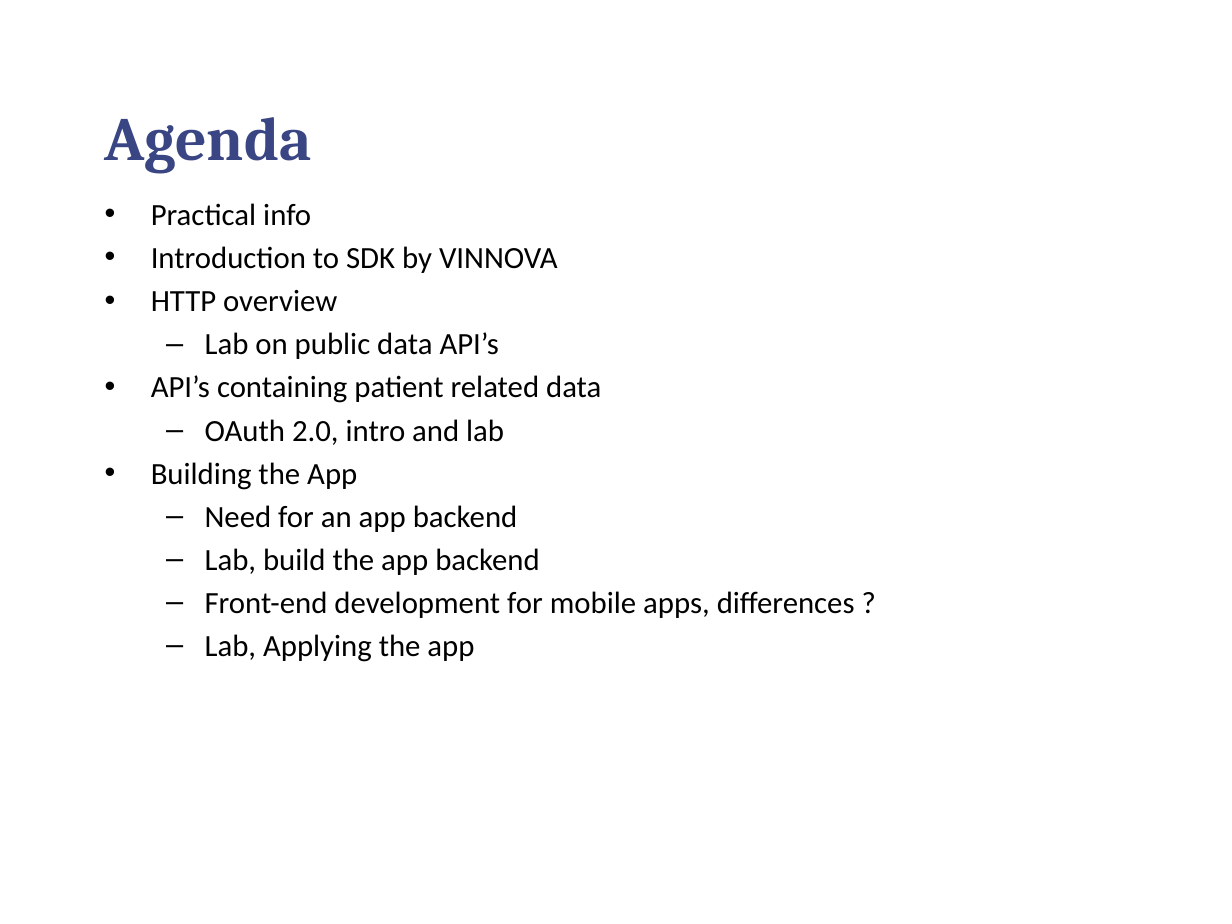
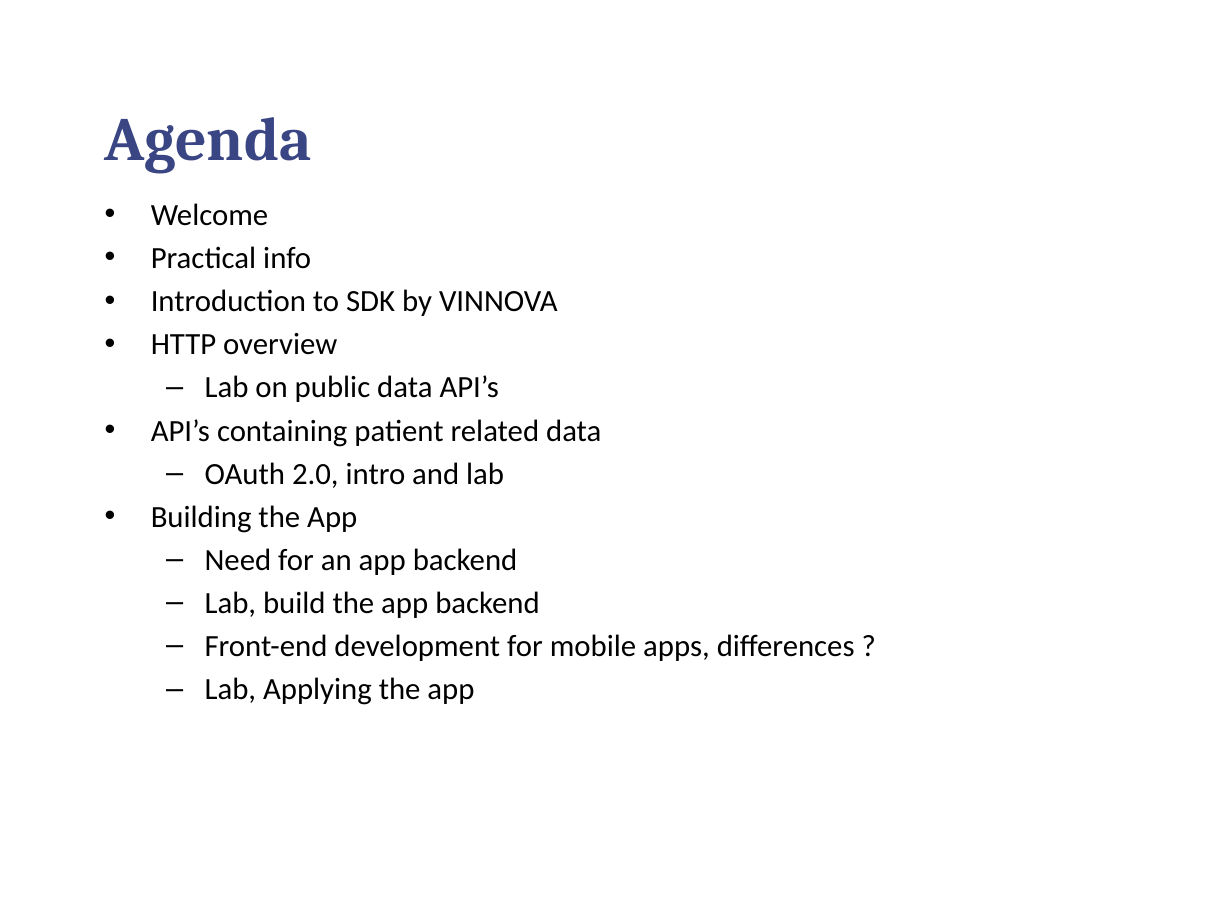
Before and after one commit to chilmers/cadec-healthcare-api-tutorial, a slide deck: slide 2 of Cadec-vårdens-apier.pptx (slide 3 before the commit). Drawn at 1232x924 pixels with LibreOffice and Linux fonts; fonts in the diff are those of the drawing; background and template pictures are left out. Boxes give left, top, right and bottom in pixels: in the first picture for what was removed or moved away, otherwise in the second. Text is boxed around its words. In the diff, an @@ line names an element or a change of style, - is before the commit and + after.

```diff
--- a/Cadec-vårdens-apier.pptx
+++ b/Cadec-vårdens-apier.pptx
@@ text at (151,203,268,226): paragraph added @@
+• Welcome
```
Also in this commit, not shown: 1 other slide changed.
